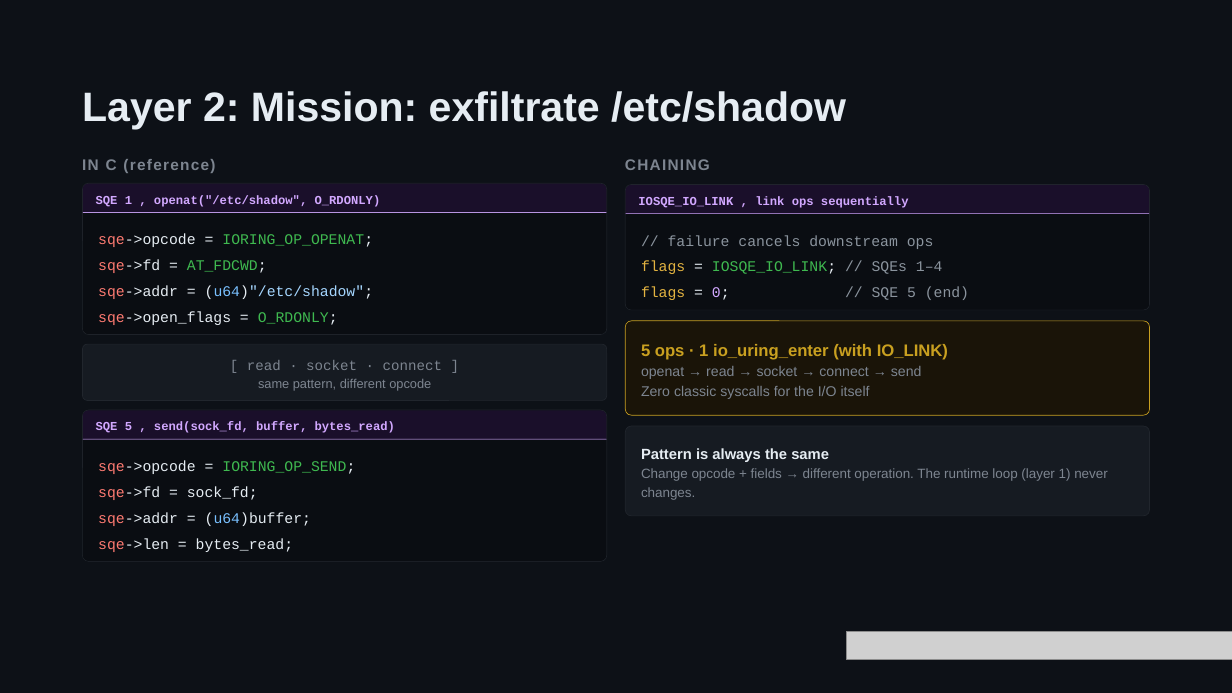
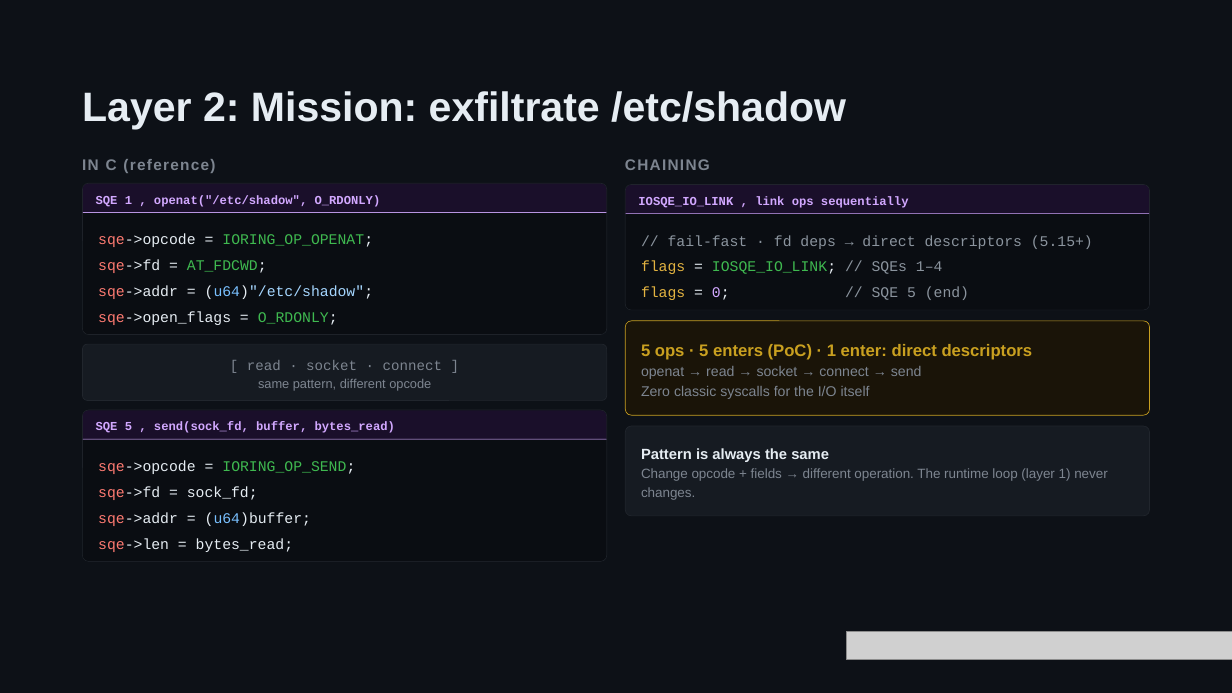
Before and after one commit to maycon/I-OWN-URING, a slide deck: slide 16 of talk/What EDRs Don't See - Syscall-less Shellcode via io_uring.pptx. Drawn at 1232x693 pixels with LibreOffice and Linux fonts; fonts in the diff are those of the drawing; grey boxes stand for pictures. Boxes give left, top, right and bottom in pixels: in the first picture for what was removed or moved away, otherwise in the second. Text is boxed around its words. In the diff, an @@ line names an element or a change of style, - is before the commit and + after.

```diff
--- a/talk/What EDRs Don't See - Syscall-less Shellcode via io_uring.pptx
+++ b/talk/What EDRs Don't See - Syscall-less Shellcode via io_uring.pptx
@@ text at box(668, 235, 1093, 249): text changed @@
-// failure cancels downstream ops
+// fail-fast · fd deps → direct descriptors (5.15+)
@@ text at box(641, 344, 1033, 360): text changed @@
-5 ops · 1 io_uring_enter (with IO_LINK)
+5 ops · 5 enters (PoC) · 1 enter: direct descriptors
```
